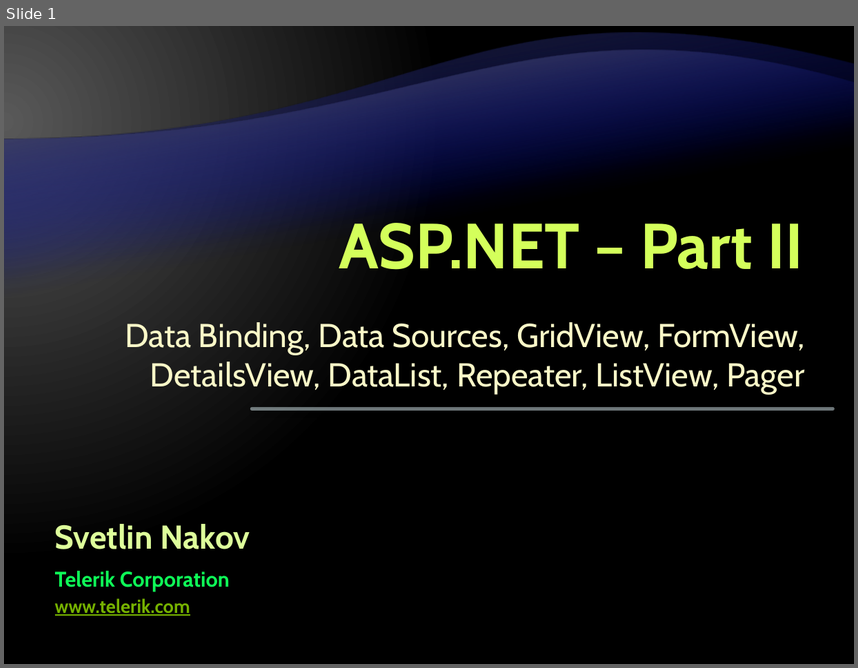
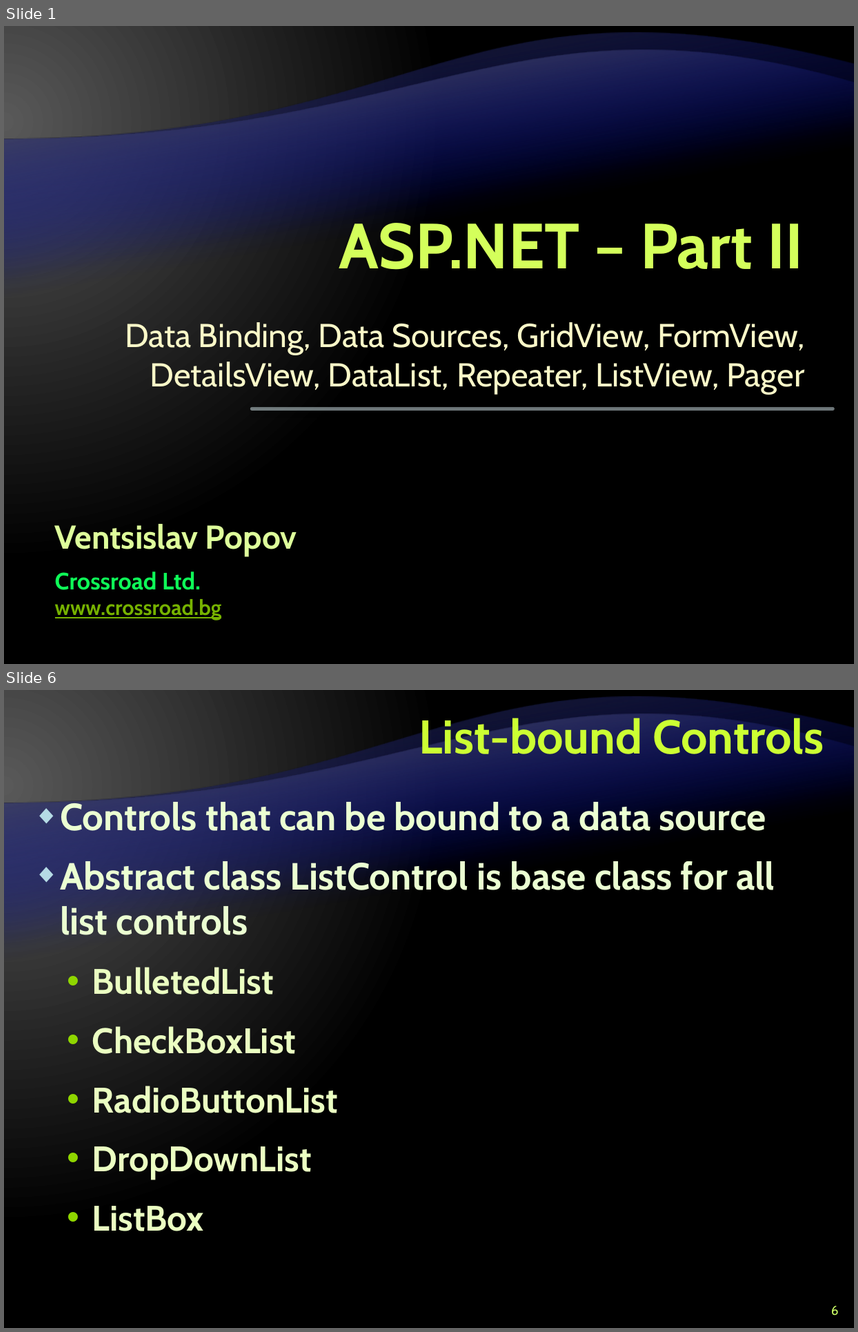
Before and after one commit to Graveheart/aspnetcourse, a slide deck: lectures/9. ASP.NET – Part II.pptx. Shown one above the other, each under a label of ours: slide 1 before the commit, slides 1 and 6 after it; the slides between them are not shown. The pictures are 858x668 and 858x1332 pixels, drawn with LibreOffice and Linux fonts; fonts in the diff are those of the drawing; background and template pictures are left out. Boxes give left, top, right and bottom in pixels: in the first picture for what was removed or moved away, otherwise in the second. Text is boxed around its words. In the diff, an @@ line names an element or a change of style, - is before the commit and + after.

```diff
--- a/lectures/9. ASP.NET – Part II.pptx
+++ b/lectures/9. ASP.NET – Part II.pptx
@@ slide 6 added at box(4, 690, 854, 1328), background gradient #595959 to #000000; not listed: 2 template elements that a slide beside it also shows @@
@@ title added at box(419, 713, 824, 754), 40 pt, text #CCFF33, bold @@
+List-bound Controls
@@ text added at box(60, 800, 775, 1231), 32 pt, text #EBFFD2, bold @@
+◆ Controls that can be bound to a data source
+◆ Abstract class ListControl is base class for all list controls
+  • BulletedList
+  • CheckBoxList
+  • RadioButtonList
+  • DropDownList
+  • ListBox
@@ page number added at box(831, 1305, 839, 1315), 11 pt, text #CCFF66 @@
+6
@@ slide 1 changed as well @@
@@ text at box(55, 523, 297, 557): text changed @@
-Svetlin Nakov
+Ventsislav Popov
@@ text at box(55, 571, 201, 590): text changed; size 18 to 20 pt @@
-Telerik Corporation
+Crossroad Ltd.
@@ text at box(55, 599, 222, 619): text changed; size 16 to 18 pt @@
-www.telerik.com
+www.crossroad.bg
```
Also in this commit, not shown: 1 other slide changed, 50 other slides added.
